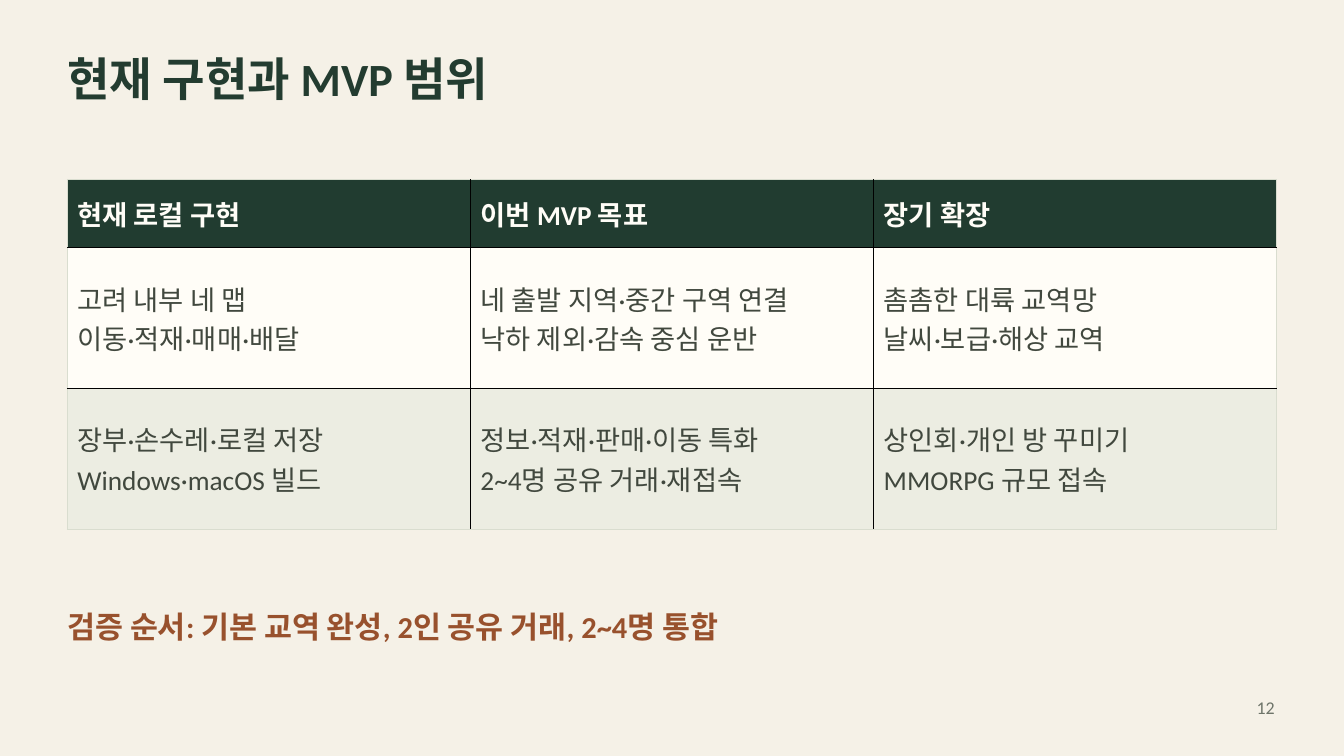
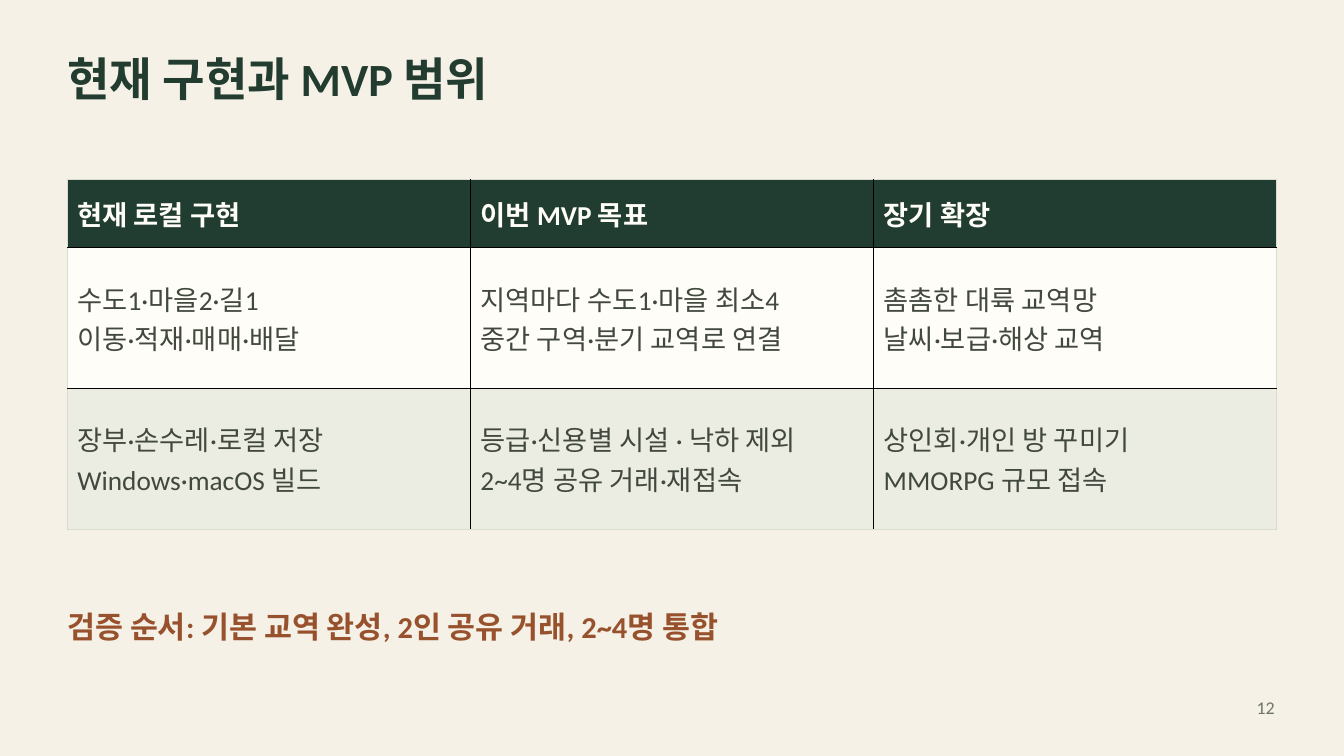
Before and after one commit to hundredman/pocket-caravan, a slide deck: slide 12 of Presentations/2026-10-19/팀별 게임 기획 발표 자료_최종.pptx. Drawn at 1344x756 pixels with LibreOffice and Linux fonts; fonts in the diff are those of the drawing. Boxes give left, top, right and bottom in pixels: in the first picture for what was removed or moved away, otherwise in the second. Text is boxed around its words. In the diff, an @@ line names an element or a change of style, - is before the commit and + after.

```diff
--- a/Presentations/2026-10-19/팀별 게임 기획 발표 자료_최종.pptx
+++ b/Presentations/2026-10-19/팀별 게임 기획 발표 자료_최종.pptx
@@ table at [68,179,1277,529] @@
-row 2, column 1: 고려 내부 네 맵 / 이동·적재·매매·배달
+row 2, column 1: 수도1·마을2·길1 / 이동·적재·매매·배달
-row 2, column 2: 네 출발 지역·중간 구역 연결 / 낙하 제외·감속 중심 운반
+row 2, column 2: 지역마다 수도1·마을 최소4 / 중간 구역·분기 교역로 연결
-row 3, column 2: 정보·적재·판매·이동 특화 / 2~4명 공유 거래·재접속
+row 3, column 2: 등급·신용별 시설 · 낙하 제외 / 2~4명 공유 거래·재접속
```
Also in this commit, not shown: 3 other slides changed, 24 other files.
